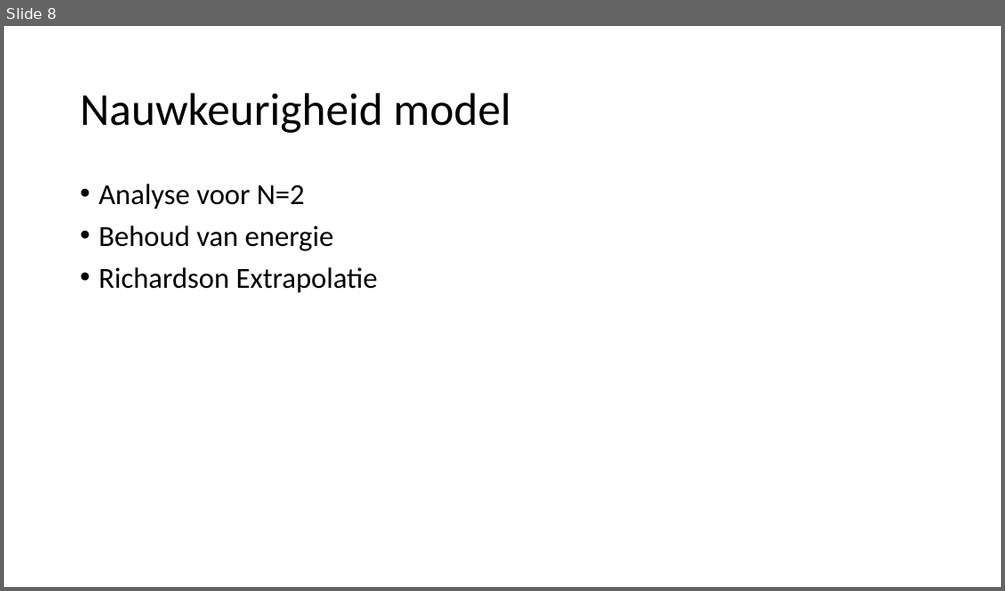
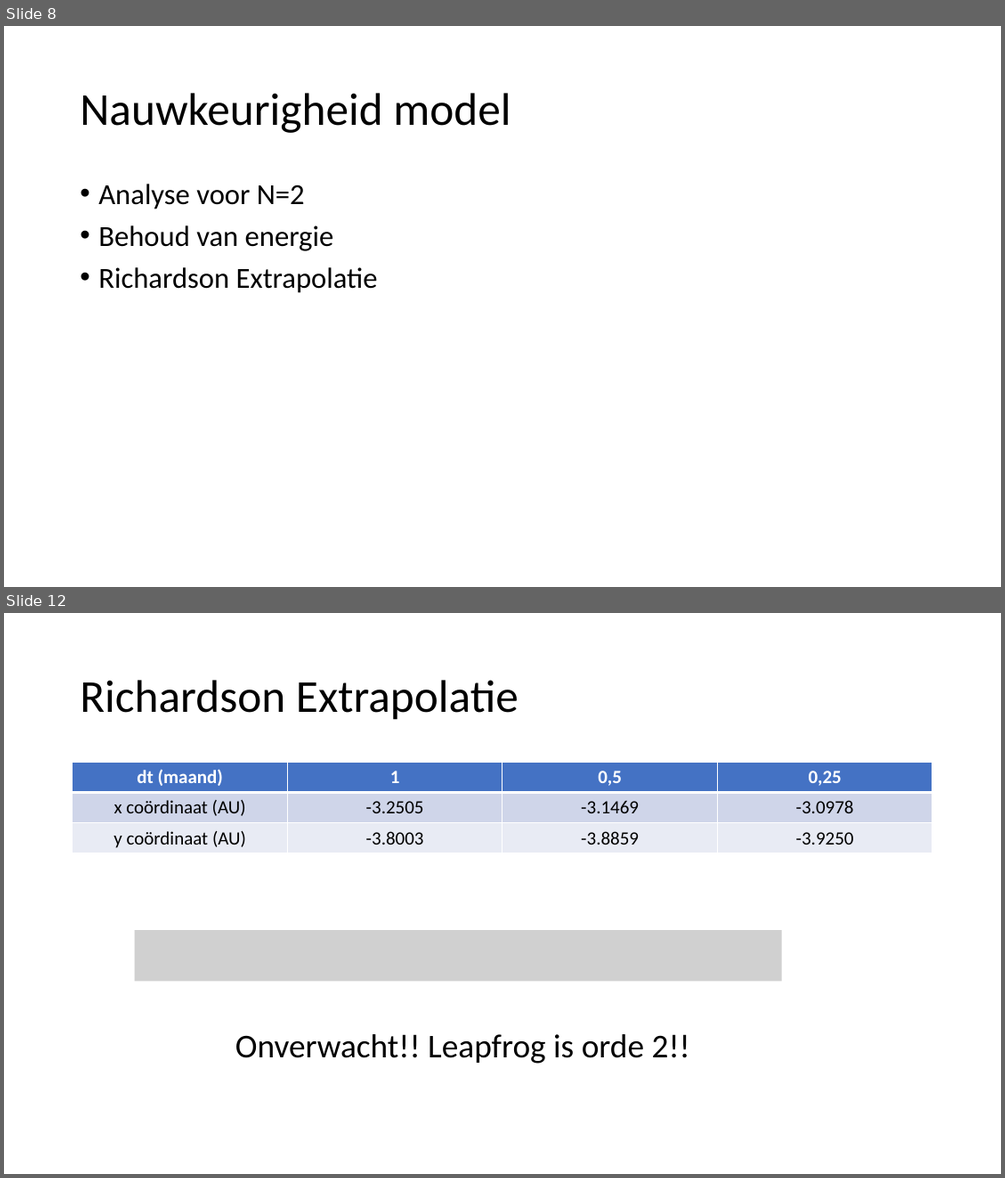
Before and after one commit to CBarendrecht/mod2b, a slide deck: Presentatie/Presentatie.pptx. Shown one above the other, each under a label of ours: slide 8 before the commit, slides 8 and 12 after it; the slides between them are not shown. The pictures are 1005x591 and 1005x1178 pixels, drawn with LibreOffice and Linux fonts; fonts in the diff are those of the drawing; grey boxes stand for pictures. Boxes give left, top, right and bottom in pixels: in the first picture for what was removed or moved away, otherwise in the second. Text is boxed around its words. In the diff, an @@ line names an element or a change of style, - is before the commit and + after.

```diff
--- a/Presentatie/Presentatie.pptx
+++ b/Presentatie/Presentatie.pptx
@@ slide 12 added at <box>4,613,1001,1174</box>, background #FFFFFF @@
@@ title added at <box>80,680,518,720</box>, 44 pt, text #000000 @@
+Richardson Extrapolatie
@@ table added at <box>73,763,934,854</box>, 3 rows, 4 columns @@
+dt (maand) | 1 | 0,5 | 0,25
+x coördinaat (AU) | -3.2505 | -3.1469 | -3.0978
+y coördinaat (AU) | -3.8003 | -3.8859 | -3.9250
@@ picture added at <box>135,930,783,981</box> @@
@@ text added at <box>235,1034,690,1063</box>, 32 pt, text #000000 @@
+Onverwacht!! Leapfrog is orde 2!!
```
Also in this commit, not shown: 1 slide changed, 2 other slides added, 8 other files.
